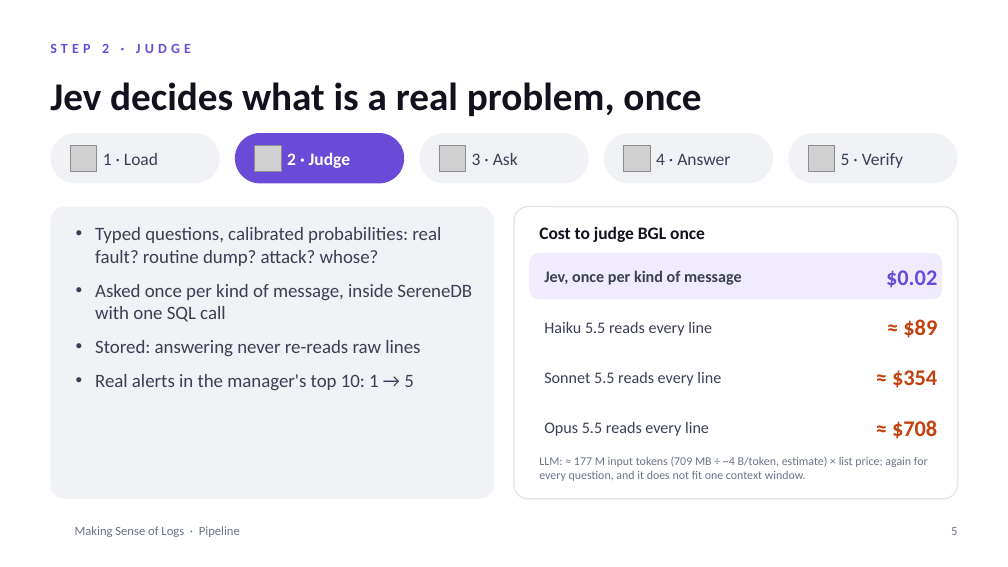
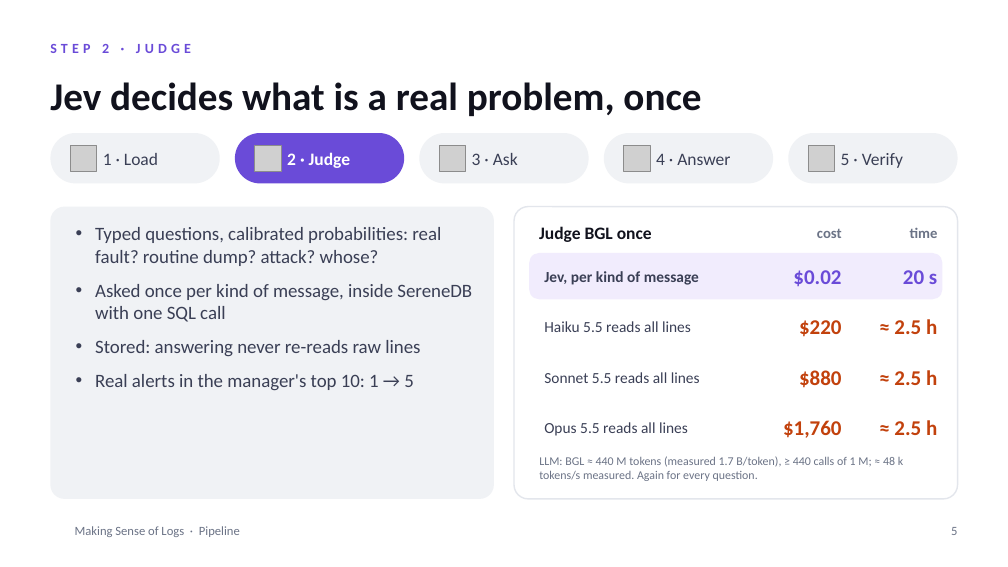
Before and after one commit to aircode610/making-sense-of-logs-schubki-ai-hackathon, a slide deck: slide 5 of docs/slides/making-sense-of-logs.pptx. Drawn at 1008x567 pixels with LibreOffice and Linux fonts; fonts in the diff are those of the drawing; grey boxes stand for pictures; background and template pictures are left out. Boxes give left, top, right and bottom in pixels: in the first picture for what was removed or moved away, otherwise in the second. Text is boxed around its words. In the diff, an @@ line names an element or a change of style, - is before the commit and + after.

```diff
--- a/docs/slides/making-sense-of-logs.pptx
+++ b/docs/slides/making-sense-of-logs.pptx
@@ text at (x1=539, y1=226, x2=652, y2=242): text changed @@
-Cost to judge BGL once
+Judge BGL once
@@ text added at (x1=817, y1=229, x2=842, y2=238), 10.5 pt, text #6B7386, bold @@
+cost
@@ text added at (x1=910, y1=228, x2=938, y2=238), 10.5 pt, text #6B7386, bold @@
+time
@@ text "$0.02" moved from (x1=886, y1=270, x2=937, y2=288) to (x1=793, y1=270, x2=841, y2=286) @@
@@ text "$0.02" at (x1=793, y1=270, x2=841, y2=286): size 16 to 15 pt @@
@@ text at (x1=544, y1=271, x2=699, y2=285): text changed; size 11.5 to 11 pt @@
-Jev, once per kind of message
+Jev, per kind of message
@@ text added at (x1=903, y1=270, x2=937, y2=284), 15 pt, text #6A4BD8, bold @@
+20 s
@@ text at (x1=544, y1=321, x2=691, y2=332): text changed; size 11.5 to 11 pt @@
-Haiku 5.5 reads every line
+Haiku 5.5 reads all lines
@@ text added at (x1=799, y1=320, x2=841, y2=337), 15 pt, text #C2410C, bold @@
+$220
@@ text added at (x1=894, y1=319, x2=937, y2=334), 15 pt, text #C2410C, bold @@
+≈ 2.5 h
@@ text removed at (x1=903, y1=319, x2=937, y2=338) @@
-≈ $89
@@ text at (x1=544, y1=372, x2=700, y2=383): text changed; size 11.5 to 11 pt @@
-Sonnet 5.5 reads every line
+Sonnet 5.5 reads all lines
@@ text added at (x1=799, y1=370, x2=841, y2=388), 15 pt, text #C2410C, bold @@
+$880
@@ text removed at (x1=892, y1=370, x2=937, y2=388) @@
-≈ $354
@@ text added at (x1=894, y1=370, x2=937, y2=385), 15 pt, text #C2410C, bold @@
+≈ 2.5 h
@@ text at (x1=544, y1=422, x2=688, y2=436): text changed; size 11.5 to 11 pt @@
-Opus 5.5 reads every line
+Opus 5.5 reads all lines
@@ text added at (x1=783, y1=420, x2=842, y2=438), 15 pt, text #C2410C, bold @@
+$1,760
@@ text removed at (x1=892, y1=420, x2=937, y2=439) @@
-≈ $708
@@ text added at (x1=894, y1=420, x2=937, y2=435), 15 pt, text #C2410C, bold @@
+≈ 2.5 h
@@ text at (x1=539, y1=456, x2=903, y2=481): text changed @@
-LLM: ≈ 177 M input tokens (709 MB ÷ ~4 B/token, estimate) × list price; again for every question, and it does not fit one context window.
+LLM: BGL ≈ 440 M tokens (measured 1.7 B/token), ≥ 440 calls of 1 M; ≈ 48 k tokens/s measured. Again for every question.
```
Also in this commit, not shown: 1 other slide changed, 4 other files.
